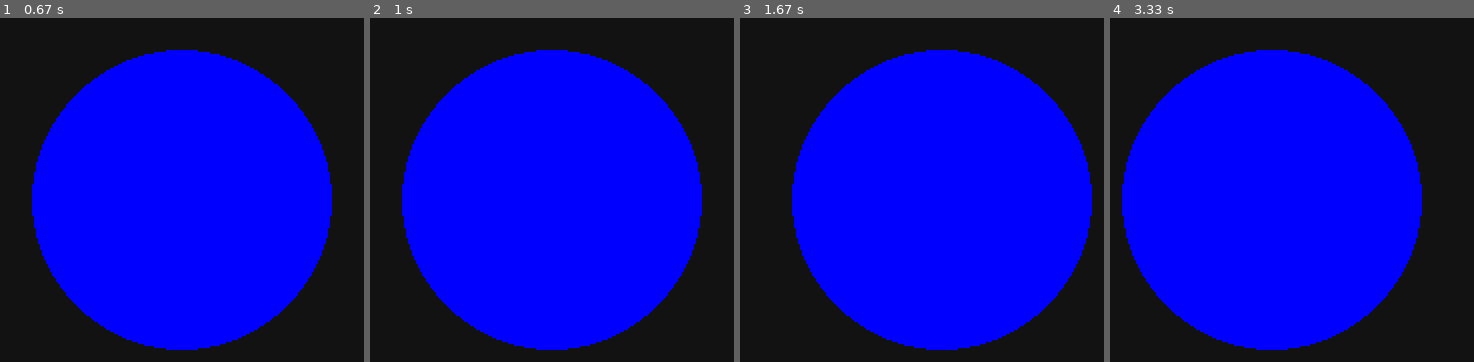
Above: before the commit, frames 1-4 (left to right).
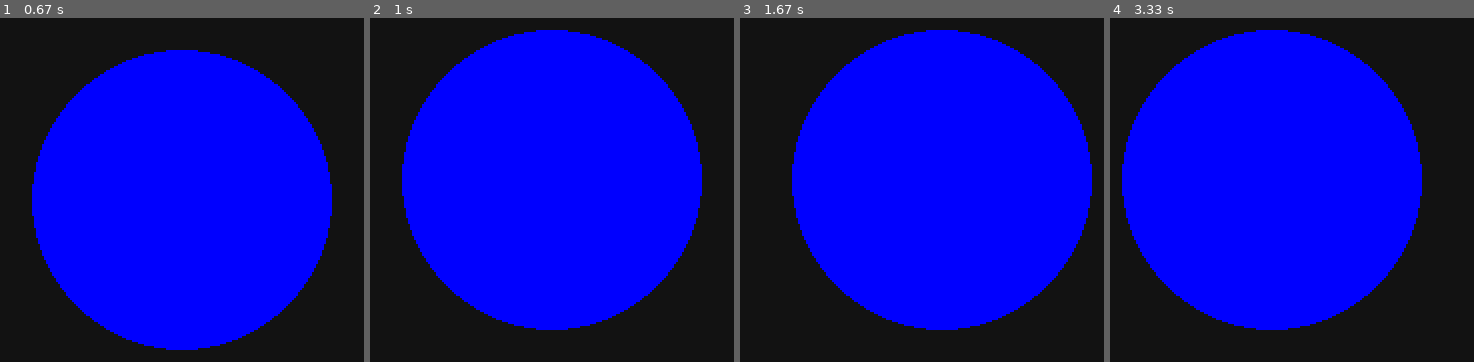
Above: after the commit, the same moments.

Repository: Emmetv15/tutorials
Game: pygame game, started from window.py
Same seed, same stepped clock (60 frames per second), same inputs: the game is played once before the commit and once after it.
Inputs:
- Up to frame 1 (0.67 s): hold Right from 0.33 s (still down)
- Up to frame 2 (1 s): release Right at 0.8 s; hold Up from 0.83 s (still down)
- Up to frame 3 (1.67 s): release Up at 1.13 s; hold Right 1.17-1.63 s
- Up to frame 4 (3.33 s): hold Left 1.67-2.2 s; hold Down 2.23-2.53 s; hold Left 2.57-2.97 s; hold Up from 3 s (still down)

Frame 1 is identical in both runs. In frame 2, 9.6% of the frame differs, in the area x 8-92%, y 3-97%; in frame 3, 9.6%; in frame 4, 9.6%.

Commit message:
movement added

Diff:
--- a/Sprite and Movement/spriteandmovement.py
+++ b/Sprite and Movement/spriteandmovement.py
@@ -18,7 +18,8 @@
 screen = pygame.display.set_mode([512, 512])
 
 running = True
-location = 0
+xoffset = 0
+yoffset = 0
 while running:
 
     for event in pygame.event.get():
@@ -26,12 +27,17 @@
             running = False
         if event.type == pygame.KEYDOWN:
             if event.key == pygame.K_LEFT:
-                location -= 10
+                xoffset -= 10
             if event.key == pygame.K_RIGHT:
-                location += 10
+                xoffset += 10
+            if event.key == pygame.K_UP:
+                yoffset -= 10
+            if event.key == pygame.K_DOWN:
+                yoffset += 10
+
 
     screen.fill((18, 18, 18))
-    pygame.draw.circle(screen, (0, 0, 255), (250+location, 250), 75)
+    pygame.draw.circle(screen, (0, 0, 255), (250+xoffset, 250+yoffset), 75)
     pygame.display.flip()
 
 pygame.quit()
